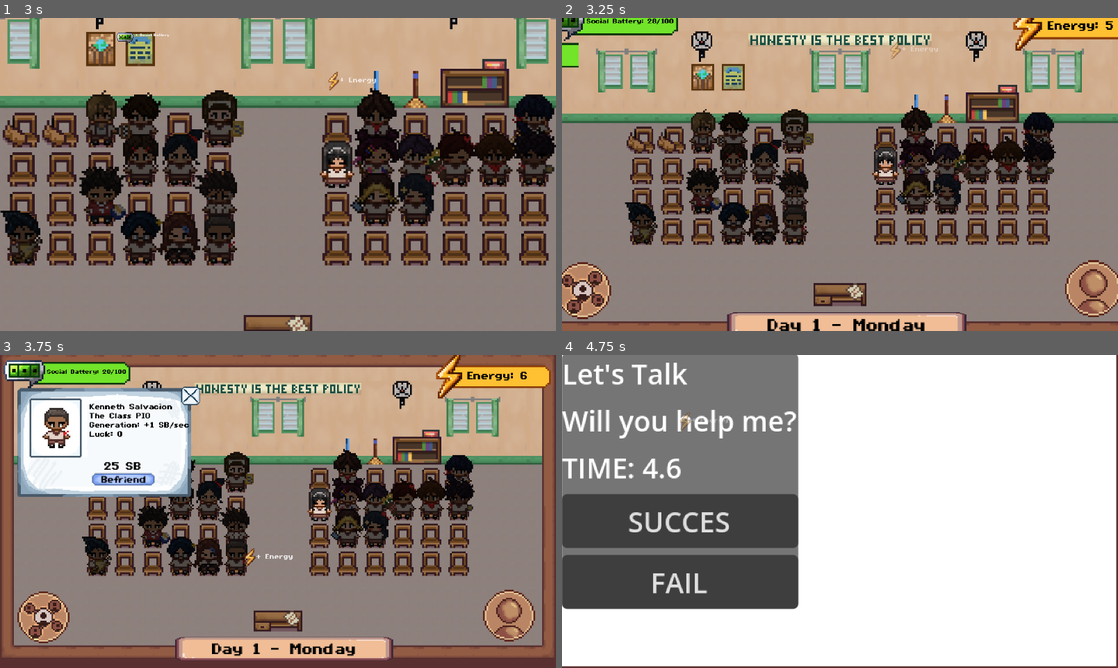
Above: before the commit, frames 1-4 (two rows, left to right).
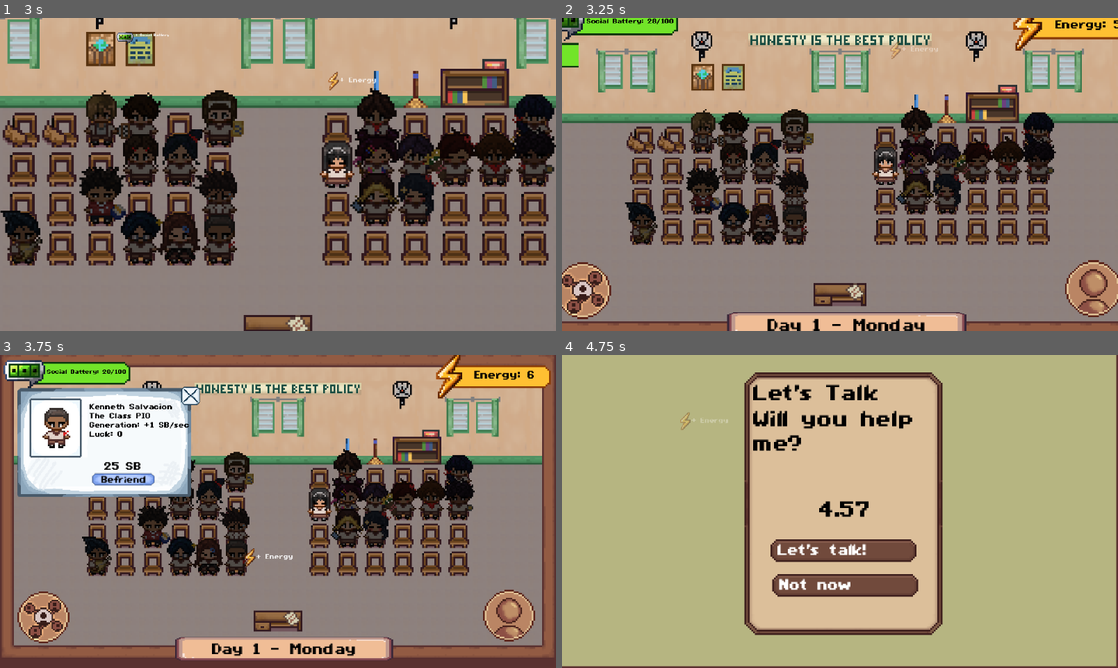
Above: after the commit, the same moments.

Repository: AzeOcram/checkpoint-gamejam
Game: Godot game, scene res://scenes/main/main.tscn
Two runs of this game, one before a commit and one after it. Both use one fixed random seed, a clock stepped at 60 frames per second and the inputs below.
Inputs (mouse positions are in pixels of both pictures, inside the frame that each line leads up to):
- Up to frame 1 (3 s): click (5, 74) at 0.52 s; tap Enter at 1.25 s; move the mouse to (400, 158) at 1.27 s; press the mouse at (400, 158) at 1.28 s; tap Space at 2 s; move the mouse to (166, 190) at 2.02 s; release the mouse at (166, 190) at 2.03 s; hold S 2.03-2.78 s; click (166, 190) at 2.1 s; move the mouse to (333, 105) at 2.77 s; press the mouse at (333, 105) at 2.78 s
- Up to frame 2 (3.25 s): no input
- Up to frame 3 (3.75 s): move the mouse to (250, 574) at 3.52 s; release the mouse at (250, 574) at 3.53 s; click (250, 574) at 3.6 s
- Up to frame 4 (4.75 s): click (684, 480) at 4.25 s

Frame 1 is identical in both runs. In frame 2, 0.2% of the frame differs, in the area x 87-100%, y 0-5%; in frame 3, 0.2%; in frame 4, 99%, in the area x 0-100%, y 0-100%.

Commit message:
fix(friendqte): fixes on friend qte

Diff:
--- a/project.godot
+++ b/project.godot
@@ -40,6 +40,11 @@
 , Object(InputEventKey,"resource_local_to_scene":false,"resource_name":"","device":0,"window_id":0,"alt_pressed":false,"shift_pressed":false,"ctrl_pressed":false,"meta_pressed":false,"pressed":false,"keycode":0,"physical_keycode":32,"key_label":0,"unicode":0,"location":0,"echo":false,"script":null)
 ]
 }
+pause={
+"deadzone": 0.2,
+"events": [Object(InputEventKey,"resource_local_to_scene":false,"resource_name":"","device":-1,"window_id":0,"alt_pressed":false,"shift_pressed":false,"ctrl_pressed":false,"meta_pressed":false,"pressed":false,"keycode":0,"physical_keycode":4194305,"key_label":0,"unicode":0,"location":0,"echo":false,"script":null)
+]
+}
 
 [physics]
 
--- a/resources/friends/friend_data.gd
+++ b/resources/friends/friend_data.gd
@@ -1,3 +1,4 @@
+
 @tool
 extends Resource
 class_name FriendData
@@ -19,8 +20,8 @@
 # Friend interaction
 @export var mood_decrease_rate: float = 1.0
 @export var connection_gain: int = 1
-@export var friend_qte_timer_min: float = 3.0
-@export var friend_qte_timer_max: float = 7.0
+@export var friend_qte_timer_min: float = 5.0
+@export var friend_qte_timer_max: float = 10.0
 
 # Friend appearance
 @export var sprite: Texture2D
@@ -29,8 +30,12 @@
 # Map
 @export var map_position_index: int = 0
 
-#QTE
+# QTE
 # Recruitment QTE
 @export var recruitment_qte_title: String = "Let's Talk"
 @export_multiline var recruitment_qte_description: String = "Will you help me?"
 @export var recruitment_qte_duration: float = 5.0
+
+# Friend QTE
+@export_multiline var friend_qte_success_text: String = "Let's talk!"
+@export_multiline var friend_qte_failure_text: String = "No!"
--- a/scenes/energy/energy_system.tscn
+++ b/scenes/energy/energy_system.tscn
@@ -17,10 +17,10 @@
 
 [node name="EnergyLabel" type="Label" parent="." unique_id=1223879756]
 layout_mode = 0
-offset_left = 257.0
-offset_top = 6.0
-offset_right = 375.0
-offset_bottom = 36.0
+offset_left = 267.0
+offset_top = 9.0
+offset_right = 361.0
+offset_bottom = 25.0
 scale = Vector2(0.5, 0.5)
 theme_override_colors/font_color = Color(0, 0, 0, 1)
 text = "Energy: 0"
--- a/scenes/friends/friend_info_panel.tscn
+++ b/scenes/friends/friend_info_panel.tscn
@@ -6,6 +6,8 @@
 [ext_resource type="Texture2D" uid="uid://bhbvxmbgqkw14" path="res://assets/art/characters/MC Female/1.PNG" id="4_ijrra"]
 [ext_resource type="Texture2D" uid="uid://dgnrkc7d7i7g1" path="res://assets/ui/ID (student stats)/Befriend.PNG" id="5_2btxi"]
 [ext_resource type="Texture2D" uid="uid://pp6fxjo4wyat" path="res://assets/ui/ID (student stats)/Close button.png" id="6_2btxi"]
+[ext_resource type="Texture2D" uid="uid://dhwtfskckbqbj" path="res://assets/ui/ID (student stats)/friends.PNG" id="6_7niqv"]
+[ext_resource type="Texture2D" uid="uid://c4xsyy7kxc8bw" path="res://assets/ui/ID (student stats)/Befriend Gray.PNG" id="7_nxj7q"]
 
 [node name="FriendInfoPanel" type="Control" unique_id=326827733]
 layout_mode = 3
@@ -62,7 +64,10 @@
 offset_top = 92.5
 offset_right = 158.5
 offset_bottom = 117.0
+toggle_mode = true
 texture_normal = ExtResource("5_2btxi")
+texture_pressed = ExtResource("6_7niqv")
+texture_disabled = ExtResource("7_nxj7q")
 stretch_mode = 5
 
 [node name="CostLabel" type="Label" parent="." unique_id=925510756]
--- a/scenes/friends/recruitment_system.tscn
+++ b/scenes/friends/recruitment_system.tscn
@@ -1,8 +1,6 @@
 [gd_scene format=3 uid="uid://bhxj7p3jcoghi"]
 
 [ext_resource type="Script" uid="uid://deakgg3w67513" path="res://scripts/friends/recruitment_system.gd" id="1_cyjp4"]
-[ext_resource type="Resource" uid="uid://bs5xcfs4hvnbo" path="res://resources/friends/collection.tres" id="2_v8leh"]
 
 [node name="RecruitmentSystem" type="Node" unique_id=1191812297]
 script = ExtResource("1_cyjp4")
-friend_collection = ExtResource("2_v8leh")
--- a/scenes/main/pause_menu.tscn
+++ b/scenes/main/pause_menu.tscn
@@ -1,6 +1,7 @@
 [gd_scene format=3 uid="uid://c7ns4amc38k0w"]
 
 [ext_resource type="Script" uid="uid://rmr5kq0m0rnw" path="res://scripts/main/pause_menu.gd" id="1_qo3ou"]
+[ext_resource type="Theme" uid="uid://ci2awbvgnfkxm" path="res://resources/themes/main_theme.tres" id="1_rd62i"]
 [ext_resource type="Texture2D" uid="uid://1hs02t7tchqb" path="res://assets/ui/main_menu/Setting Board (_)/Setting Board.PNG" id="2_sxsxs"]
 [ext_resource type="Texture2D" uid="uid://ncjj2eb64p3y" path="res://assets/ui/main_menu/Back 1.PNG" id="3_o3hrf"]
 [ext_resource type="Texture2D" uid="uid://dgcf3ey8nqv7s" path="res://assets/ui/main_menu/Back 2.PNG" id="4_xgeum"]
@@ -13,6 +14,7 @@
 anchors_preset = 0
 offset_right = 40.0
 offset_bottom = 40.0
+theme = ExtResource("1_rd62i")
 script = ExtResource("1_qo3ou")
 
 [node name="Panel" type="Sprite2D" parent="." unique_id=375419151]
@@ -22,15 +24,16 @@
 [node name="VBoxContainer" type="VBoxContainer" parent="." unique_id=1882690091]
 layout_mode = 0
 offset_left = 112.0
-offset_top = 13.0
-offset_right = 223.0
-offset_bottom = 116.0
+offset_top = 14.0
+offset_right = 222.0
+offset_bottom = 117.0
 
 [node name="Label" type="Label" parent="VBoxContainer" unique_id=1916544414]
 layout_mode = 2
 theme_override_colors/font_color = Color(0, 0, 0, 1)
 text = "Paused"
 horizontal_alignment = 1
+vertical_alignment = 1
 
 [node name="BackButton" type="TextureButton" parent="VBoxContainer" unique_id=763894506]
 layout_mode = 2
--- a/scenes/qte/friend_qte.tscn
+++ b/scenes/qte/friend_qte.tscn
@@ -1,6 +1,9 @@
 [gd_scene format=3 uid="uid://bucys6d26u65f"]
 
+[ext_resource type="Theme" uid="uid://ci2awbvgnfkxm" path="res://resources/themes/main_theme.tres" id="1_dr2wt"]
 [ext_resource type="Script" uid="uid://b7s4ti6ysldhi" path="res://scripts/qte/friend_qte.gd" id="1_pfo2u"]
+[ext_resource type="Texture2D" uid="uid://bsr4e8o88rwgf" path="res://assets/art/qte/POP UPS_cropped/Pop-up.png" id="3_tv2q0"]
+[ext_resource type="Texture2D" uid="uid://bp75gs6jd85rq" path="res://assets/art/qte/POP UPS_cropped/choice bar.png" id="4_tv2q0"]
 
 [node name="FriendQTE" type="Control" unique_id=1755739529]
 layout_mode = 3
@@ -9,34 +12,91 @@
 anchor_bottom = 1.0
 grow_horizontal = 2
 grow_vertical = 2
+theme = ExtResource("1_dr2wt")
 script = ExtResource("1_pfo2u")
 
 [node name="Overlay" type="ColorRect" parent="." unique_id=2023605989]
 layout_mode = 0
 offset_right = 319.0
 offset_bottom = 180.0
+color = Color(0.71472126, 0.7097986, 0.5059248, 1)
 
-[node name="Panel" type="PanelContainer" parent="Overlay" unique_id=408415133]
+[node name="Panel" type="TextureRect" parent="Overlay" unique_id=487638344]
 layout_mode = 0
-offset_right = 40.0
-offset_bottom = 40.0
+offset_left = 105.0
+offset_top = 11.0
+offset_right = 219.0
+offset_bottom = 162.0
+texture = ExtResource("3_tv2q0")
+stretch_mode = 5
 
-[node name="Content" type="VBoxContainer" parent="Overlay/Panel" unique_id=157896935]
-layout_mode = 2
+[node name="TitleLabel" type="Label" parent="Overlay/Panel" unique_id=2100446417]
+layout_mode = 0
+offset_left = 5.0
+offset_top = 7.0
+offset_right = 72.0
+offset_bottom = 18.0
+theme_override_colors/font_color = Color(0, 0, 0, 1)
+text = "Title"
+vertical_alignment = 1
 
-[node name="TitleLabel" type="Label" parent="Overlay/Panel/Content" unique_id=2100446417]
-layout_mode = 2
+[node name="DescriptionLabel" type="Label" parent="Overlay/Panel" unique_id=1103777907]
+custom_minimum_size = Vector2(101, 0)
+layout_mode = 0
+offset_left = 5.0
+offset_top = 22.0
+offset_right = 107.0
+offset_bottom = 33.0
+theme_override_colors/font_color = Color(0, 0, 0, 1)
+text = "Question"
+vertical_alignment = 1
+autowrap_mode = 3
 
-[node name="DescriptionLabel" type="Label" parent="Overlay/Panel/Content" unique_id=1103777907]
-layout_mode = 2
+[node name="TimerLabel" type="Label" parent="Overlay/Panel" unique_id=720696358]
+layout_mode = 0
+offset_left = 25.0
+offset_top = 74.0
+offset_right = 92.0
+offset_bottom = 85.0
+theme_override_colors/font_color = Color(0, 0, 0, 1)
+text = "5.00"
+horizontal_alignment = 1
+vertical_alignment = 1
 
-[node name="TimerLabel" type="Label" parent="Overlay/Panel/Content" unique_id=720696358]
-layout_mode = 2
+[node name="SuccessButton" type="TextureButton" parent="Overlay/Panel" unique_id=1890722927]
+layout_mode = 0
+offset_left = 15.0
+offset_top = 96.0
+offset_right = 99.0
+offset_bottom = 115.0
+texture_normal = ExtResource("4_tv2q0")
 
-[node name="SuccessButton" type="Button" parent="Overlay/Panel/Content" unique_id=2062045707]
-layout_mode = 2
-text = "SUCCES"
+[node name="SuccessLabel" type="Label" parent="Overlay/Panel/SuccessButton" unique_id=1938890928]
+custom_minimum_size = Vector2(77, 0)
+layout_mode = 0
+offset_left = 4.0
+offset_top = 2.0
+offset_right = 64.0
+offset_bottom = 13.0
+theme_override_font_sizes/font_size = 7
+text = "SUCCESS"
+autowrap_mode = 3
 
-[node name="FailButton" type="Button" parent="Overlay/Panel/Content" unique_id=1678413691]
-layout_mode = 2
-text = "FAIL"
+[node name="FailButton" type="TextureButton" parent="Overlay/Panel" unique_id=2005742361]
+layout_mode = 0
+offset_left = 16.0
+offset_top = 116.0
+offset_right = 100.0
+offset_bottom = 135.0
+texture_normal = ExtResource("4_tv2q0")
+
+[node name="FailLabel" type="Label" parent="Overlay/Panel/FailButton" unique_id=447807198]
+custom_minimum_size = Vector2(77, 0)
+layout_mode = 0
+offset_left = 4.0
+offset_top = 2.0
+offset_right = 81.0
+offset_bottom = 13.0
+theme_override_font_sizes/font_size = 7
+text = "FAILURE"
+autowrap_mode = 3
--- a/scenes/qte/friend_recruitment_qte.tscn
+++ b/scenes/qte/friend_recruitment_qte.tscn
@@ -1,6 +1,9 @@
 [gd_scene format=3 uid="uid://ckuku65i6hhxb"]
 
+[ext_resource type="Theme" uid="uid://ci2awbvgnfkxm" path="res://resources/themes/main_theme.tres" id="1_7kutl"]
 [ext_resource type="Script" uid="uid://cvdtj2e63a8or" path="res://scripts/friends/friend_recruitment_qte.gd" id="1_hlhlb"]
+[ext_resource type="Texture2D" uid="uid://bsr4e8o88rwgf" path="res://assets/art/qte/POP UPS_cropped/Pop-up.png" id="3_wgtk1"]
+[ext_resource type="Texture2D" uid="uid://bp75gs6jd85rq" path="res://assets/art/qte/POP UPS_cropped/choice bar.png" id="4_wgtk1"]
 
 [node name="FriendQTE" type="Control" unique_id=1755739529]
 layout_mode = 3
@@ -9,34 +12,91 @@
 anchor_bottom = 1.0
 grow_horizontal = 2
 grow_vertical = 2
+theme = ExtResource("1_7kutl")
 script = ExtResource("1_hlhlb")
 
 [node name="Overlay" type="ColorRect" parent="." unique_id=2023605989]
 layout_mode = 0
 offset_right = 319.0
 offset_bottom = 180.0
+color = Color(0.71472126, 0.7097986, 0.5059248, 1)
 
-[node name="Panel" type="PanelContainer" parent="Overlay" unique_id=408415133]
+[node name="Panel" type="TextureRect" parent="Overlay" unique_id=487638344]
 layout_mode = 0
-offset_right = 40.0
-offset_bottom = 40.0
+offset_left = 105.0
+offset_top = 11.0
+offset_right = 219.0
+offset_bottom = 162.0
+texture = ExtResource("3_wgtk1")
+stretch_mode = 5
 
-[node name="Content" type="VBoxContainer" parent="Overlay/Panel" unique_id=157896935]
-layout_mode = 2
+[node name="TitleLabel" type="Label" parent="Overlay/Panel" unique_id=2100446417]
+layout_mode = 0
+offset_left = 5.0
+offset_top = 7.0
+offset_right = 72.0
+offset_bottom = 18.0
+theme_override_colors/font_color = Color(0, 0, 0, 1)
+text = "Title"
+vertical_alignment = 1
 
-[node name="TitleLabel" type="Label" parent="Overlay/Panel/Content" unique_id=2100446417]
-layout_mode = 2
+[node name="DescriptionLabel" type="Label" parent="Overlay/Panel" unique_id=1103777907]
+custom_minimum_size = Vector2(101, 0)
+layout_mode = 0
+offset_left = 5.0
+offset_top = 22.0
+offset_right = 107.0
+offset_bottom = 33.0
+theme_override_colors/font_color = Color(0, 0, 0, 1)
+text = "Question"
+vertical_alignment = 1
+autowrap_mode = 3
 
-[node name="DescriptionLabel" type="Label" parent="Overlay/Panel/Content" unique_id=1103777907]
-layout_mode = 2
+[node name="TimerLabel" type="Label" parent="Overlay/Panel" unique_id=720696358]
+layout_mode = 0
+offset_left = 25.0
+offset_top = 74.0
+offset_right = 92.0
+offset_bottom = 85.0
+theme_override_colors/font_color = Color(0, 0, 0, 1)
+text = "5.00"
+horizontal_alignment = 1
+vertical_alignment = 1
 
-[node name="TimerLabel" type="Label" parent="Overlay/Panel/Content" unique_id=720696358]
-layout_mode = 2
+[node name="SuccessButton" type="TextureButton" parent="Overlay/Panel" unique_id=1890722927]
+layout_mode = 0
+offset_left = 15.0
+offset_top = 96.0
+offset_right = 99.0
+offset_bottom = 115.0
+texture_normal = ExtResource("4_wgtk1")
 
-[node name="SuccessButton" type="Button" parent="Overlay/Panel/Content" unique_id=2062045707]
-layout_mode = 2
-text = "SUCCES"
+[node name="SuccessLabel" type="Label" parent="Overlay/Panel/SuccessButton" unique_id=1938890928]
+custom_minimum_size = Vector2(77, 0)
+layout_mode = 0
+offset_left = 4.0
+offset_top = 2.0
+offset_right = 64.0
+offset_bottom = 13.0
+theme_override_font_sizes/font_size = 7
+text = "SUCCESS"
+autowrap_mode = 3
 
-[node name="FailButton" type="Button" parent="Overlay/Panel/Content" unique_id=1678413691]
-layout_mode = 2
-text = "FAIL"
+[node name="FailButton" type="TextureButton" parent="Overlay/Panel" unique_id=2005742361]
+layout_mode = 0
+offset_left = 16.0
+offset_top = 116.0
+offset_right = 100.0
+offset_bottom = 135.0
+texture_normal = ExtResource("4_wgtk1")
+
+[node name="FailLabel" type="Label" parent="Overlay/Panel/FailButton" unique_id=447807198]
+custom_minimum_size = Vector2(77, 0)
+layout_mode = 0
+offset_left = 4.0
+offset_top = 2.0
+offset_right = 81.0
+offset_bottom = 13.0
+theme_override_font_sizes/font_size = 7
+text = "FAILURE"
+autowrap_mode = 3
--- a/scripts/friends/friend_info_panel.gd
+++ b/scripts/friends/friend_info_panel.gd
@@ -47,21 +47,19 @@
 	cost_label.text = str(data.recruitment_cost) + " SB"
 
 	if data.unlocked:
-		buy_button.disabled = true
+		buy_button.button_pressed = true
 	else:
-		buy_button.disabled = false
+		buy_button.button_pressed = false
 
 
 func set_buyable(can_buy: bool) -> void:
 	if data == null:
 		return
 
-	# Already recruited.
 	if data.unlocked:
-		buy_button.disabled = true
+		buy_button.button_pressed = true
 		return
 
-	# Not recruited yet.
 	buy_button.disabled = not can_buy
 
 
--- a/scripts/friends/recruitment_system.gd
+++ b/scripts/friends/recruitment_system.gd
@@ -1,44 +1,21 @@
 extends Node
-
-
-# Recruitment System
-#
-# This system is responsible for recruiting and managing friends.
-#
-# Recruitment does NOT directly modify Social Battery.
-# It uses SocialBatterySystem to check and spend Social Battery.
-
 
 signal friend_recruited(friend_node: FriendNode)
 
-
-# Friend scene used as the template for every recruited friend.
-const FRIEND_RECRUITMENT_QTE_SCENE = preload(
-	"res://scenes/qte/friend_recruitment_qte.tscn"
-)
+const FRIEND_RECRUITMENT_QTE_SCENE = preload("res://scenes/qte/friend_recruitment_qte.tscn")
 const FRIEND_SCENE = preload("res://scenes/friends/friend.tscn")
 
-
-# Stores all FriendData resources.
-# This includes both recruited and unrecruited friends.
 var available_friends: Array[FriendData] = []
-
-# Stores all currently recruited FriendNode instances.
 var friends: Array[FriendNode] = []
 var recruitment_in_progress: bool = false
 
-
-# Reference to the Social Battery system.
 @onready var social_battery_system = get_node("../SocialBatterySystem")
-
 @onready var qte_manager = get_node("../FriendQTEManager")
-
 @onready var qte_queue_manager: QTEQueueManager = get_node("../QTEQueueManager")
 
 
 func _ready() -> void:
 	load_friend_data()
-
 	print("========== RECRUITMENT SYSTEM READY ==========")
 	print("QTE Manager: ", qte_manager)
 
@@ -46,10 +23,6 @@
 		push_error("FriendQTEManager NOT FOUND!")
 
 
-# Loads all FriendData resources from the friends folder.
-#
-# This means new friends can be added by simply creating
-# another .tres file in the folder without changing this script.
 func load_friend_data() -> void:
 	available_friends.clear()
 
@@ -61,15 +34,12 @@
 
 	for file_name in directory.get_files():
 		if file_name.ends_with(".tres"):
-			var friend_data = load(
-				"res://resources/friends/" + file_name
-			) as FriendData
+			var friend_data = load("res://resources/friends/" + file_name) as FriendData
 
 			if friend_data != null:
 				available_friends.append(friend_data)
 
 
-# Checks whether the player can currently recruit a specific friend.
 func can_recruit(friend_data: FriendData) -> bool:
 	if friend_data == null:
 		return false
@@ -77,20 +47,8 @@
 	if friend_data.unlocked:
 		return false
 
-	return social_battery_system.can_afford(
-		friend_data.recruitment_cost
-	)
+	return social_battery_system.can_afford(friend_data.recruitment_cost)
 
-
-# Attempts to recruit a specific friend.
-#
-# Returns the newly created FriendNode if successful.
-# Returns null if the player cannot afford the friend
-# or the friend has already been recruited.
-
-# Attempts to recruit a specific friend.
-#
-# The friend is only recruited after the recruitment QTE finishes.
 
 func recruit_friend(friend_data: FriendData) -> FriendNode:
 	if friend_data == null:
@@ -115,66 +73,45 @@
 		_on_recruitment_qte_finished.bind(friend_data)
 	)
 
-	# The friend is created after the QTE finishes.
 	return null
 
 
-# Handles the result of the one-time recruitment QTE.
-func _on_recruitment_qte_finished(
-	result: QTEData.Result,
-	friend_data: FriendData
-) -> void:
+func _on_recruitment_qte_finished(result: QTEData.Result, friend_data: FriendData) -> void:
 	recruitment_in_progress = false
 
 	if friend_data == null or friend_data.unlocked:
 		return
 
-	# Spend Social Battery only after the QTE finishes.
 	if not social_battery_system.spend(friend_data.recruitment_cost):
 		print("Not enough Social Battery to recruit ", friend_data.friend_name)
 		return
 
-	# Set initial connection based on the recruitment QTE result.
 	if result == QTEData.Result.SUCCESS:
 		friend_data.connection = friend_data.connection_gain
 	else:
 		friend_data.connection = 0
 
-	# Create and register the recruited friend.
 	_complete_recruitment(friend_data)
 
 
-# Creates the FriendNode after recruitment is accepted.
 func _complete_recruitment(friend_data: FriendData) -> FriendNode:
 	friend_data.unlocked = true
 
 	var friend_instance: FriendNode = FRIEND_SCENE.instantiate()
 
-	# Connect the normal, random Friend QTE signal.
 	if qte_manager:
-		friend_instance.request_friend_qte.connect(
-			qte_manager._on_friend_request_qte
-		)
+		friend_instance.request_friend_qte.connect(qte_manager._on_friend_request_qte)
 
 	add_child(friend_instance)
-
 	friend_instance.setup(friend_data)
 
 	friends.append(friend_instance)
-
-	# Tell other systems that a friend was recruited.
 	friend_recruited.emit(friend_instance)
 
-	print(
-		"RECRUITED: ",
-		friend_data.friend_name,
-		" | Initial connection: ",
-		friend_data.connection
-	)
+	print("RECRUITED: ", friend_data.friend_name, " | Initial connection: ", friend_data.connection)
 
 	return friend_instance
 
 
-# Utils
 func get_friends_amount() -> int:
 	return friends.size()
--- a/scripts/qte/event_qte_system.gd
+++ b/scripts/qte/event_qte_system.gd
@@ -26,7 +26,6 @@
 
 
 func calculate_interval() -> float:
-	return 5.0 # TEMP: testing, remove to restore progress-based intervals
 
 	var progress = Player.progress_score
 
--- a/scripts/qte/friend_qte.gd
+++ b/scripts/qte/friend_qte.gd
@@ -1,42 +1,54 @@
-
 extends BaseQTE
 class_name FriendQTE
 
+@onready var title_label: Label = $Overlay/Panel/TitleLabel
+@onready var description_label: Label = $Overlay/Panel/DescriptionLabel
+@onready var timer_label: Label = $Overlay/Panel/TimerLabel
 
-@onready var title_label: Label = $Overlay/Panel/Content/TitleLabel
-@onready var description_label: Label = $Overlay/Panel/Content/DescriptionLabel
-@onready var timer_label: Label = $Overlay/Panel/Content/TimerLabel
+@onready var success_button: BaseButton = $Overlay/Panel/SuccessButton
+@onready var failure_button: BaseButton = $Overlay/Panel/FailButton
 
-@onready var success_button: Button = $Overlay/Panel/Content/SuccessButton
-@onready var failure_button: Button = $Overlay/Panel/Content/FailButton
+@onready var success_label: Label = $Overlay/Panel/SuccessButton/SuccessLabel
+@onready var failure_label: Label = $Overlay/Panel/FailButton/FailLabel
 
 var friend_data: FriendData
+var success_button_position: Vector2
+var failure_button_position: Vector2
 
 
 func _ready() -> void:
+	success_button_position = success_button.position
+	failure_button_position = failure_button.position
 	success_button.pressed.connect(_on_success_pressed)
 	failure_button.pressed.connect(_on_failure_pressed)
-
 	super._ready()
 
 
 func start(data: QTEData) -> void:
+	print("Success label: ", success_label)
+	print("Failure label: ", failure_label)
+
 	qte_data = data
 	is_finished = false
 
 	if friend_data != null:
-		var min_time = minf(
-			friend_data.friend_qte_timer_min,
-			friend_data.friend_qte_timer_max
-		)
-		var max_time = maxf(
-			friend_data.friend_qte_timer_min,
-			friend_data.friend_qte_timer_max
-		)
+		var min_time = minf(friend_data.friend_qte_timer_min, friend_data.friend_qte_timer_max)
+		var max_time = maxf(friend_data.friend_qte_timer_min, friend_data.friend_qte_timer_max)
 
 		time_remaining = randf_range(min_time, max_time)
+		success_label.text = friend_data.friend_qte_success_text
+		failure_label.text = friend_data.friend_qte_failure_text
 	else:
 		time_remaining = qte_data.duration
+		success_label.text = "Let's talk!"
+		failure_label.text = "Not now"
+
+	if randf() < 0.5:
+		success_button.position = success_button_position
+		failure_button.position = failure_button_position
+	else:
+		success_button.position = failure_button_position
+		failure_button.position = success_button_position
 
 	title_label.text = qte_data.title
 	description_label.text = qte_data.description
@@ -46,7 +58,7 @@
 
 
 func _update_qte(_delta: float) -> void:
-	timer_label.text = "TIME: %.1f" % time_remaining
+	timer_label.text = "%.2f" % time_remaining
 
 
 func _on_success_pressed() -> void:
--- a/scripts/qte/qte_queue_manager.gd
+++ b/scripts/qte/qte_queue_manager.gd
@@ -1,13 +1,10 @@
-
 extends Node
 class_name QTEQueueManager
-
 
 var qte_queue: Array[Dictionary] = []
 var active_qte: BaseQTE = null
 
 
-# Adds a QTE request to the queue.
 func enqueue_qte(
 	qte_scene: PackedScene,
 	qte_data: QTEData,
@@ -28,11 +25,9 @@
 	})
 
 	print("QTE queued. Waiting: ", qte_queue.size())
-
 	_start_next_qte()
 
 
-# Starts the next QTE only if none is currently active.
 func _start_next_qte() -> void:
 	if is_instance_valid(active_qte):
 		return
@@ -41,7 +36,6 @@
 		return
 
 	var request: Dictionary = qte_queue.pop_front()
-
 	var qte_instance := request["scene"].instantiate() as BaseQTE
 
 	if qte_instance == null:
@@ -49,19 +43,16 @@
 		call_deferred("_start_next_qte")
 		return
 
-	# Reserve the active slot before showing the intro.
 	active_qte = qte_instance
 
 	if qte_instance is FriendQTE:
 		qte_instance.friend_data = request["friend_data"]
 
-	# Only event QTEs request the intro screen.
 	if request["show_intro"]:
 		var intro := QTEStartingScreen.new_screen()
 		get_tree().root.add_child(intro)
 		await intro.play(request["data"])
 
-	# The QTE remains the active one while the intro plays.
 	if not is_instance_valid(qte_instance):
 		active_qte = null
 		call_deferred("_start_next_qte")
@@ -77,11 +68,7 @@
 	print("QTE started: ", request["data"].title)
 
 
-# Called when the active QTE finishes.
-func _on_active_qte_finished(
-	result: QTEData.Result,
-	callback: Callable
-) -> void:
+func _on_active_qte_finished(result: QTEData.Result, callback: Callable) -> void:
 	var finished_qte := active_qte
 	active_qte = null
 
Binary file removed: assets/art/qte/POP UPS/Failed.PNG
Binary file added: assets/art/qte/POP UPS_cropped/Failed.PNG
Not shown, added: assets/art/qte/POP UPS_cropped/Failed.PNG.import
Binary file added: assets/art/qte/POP UPS_cropped/Pop-up.png
Not shown, added: assets/art/qte/POP UPS_cropped/Pop-up.png.import
Binary file added: assets/art/qte/POP UPS_cropped/Success.PNG
Not shown, added: assets/art/qte/POP UPS_cropped/Success.PNG.import
Binary file added: assets/art/qte/POP UPS_cropped/choice bar.png
Not shown, added: assets/art/qte/POP UPS_cropped/choice bar.png.import
Binary file added: assets/art/qte/POP UPS_cropped/chopped up choice bar/1.PNG
Not shown, added: assets/art/qte/POP UPS_cropped/chopped up choice bar/1.PNG.import
Binary file added: assets/art/qte/POP UPS_cropped/chopped up choice bar/2.PNG
(and 8 more such lines)
